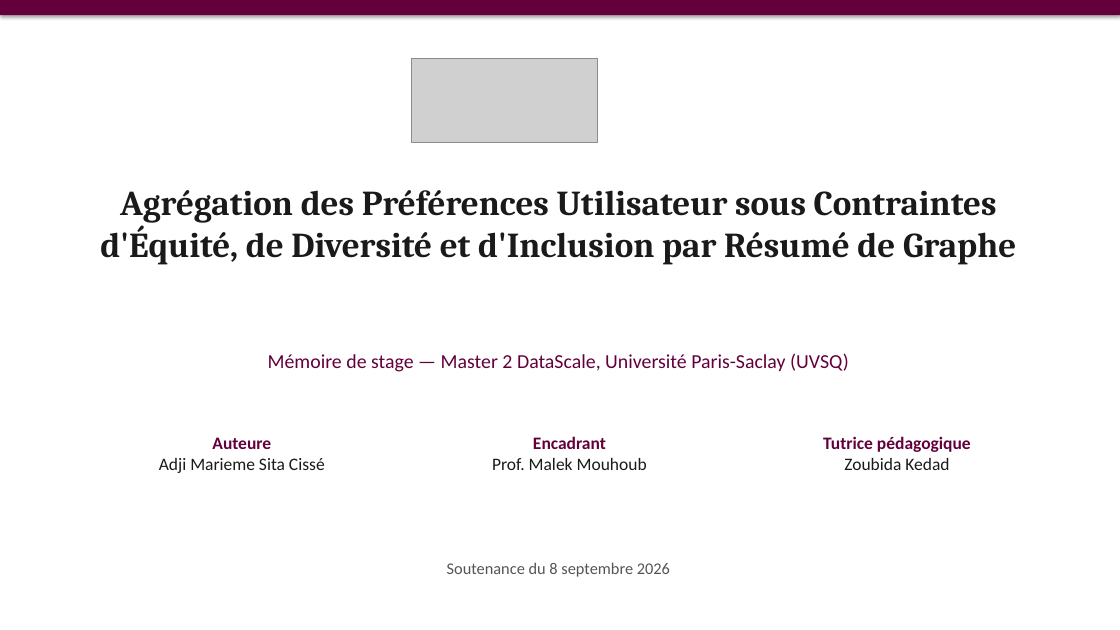
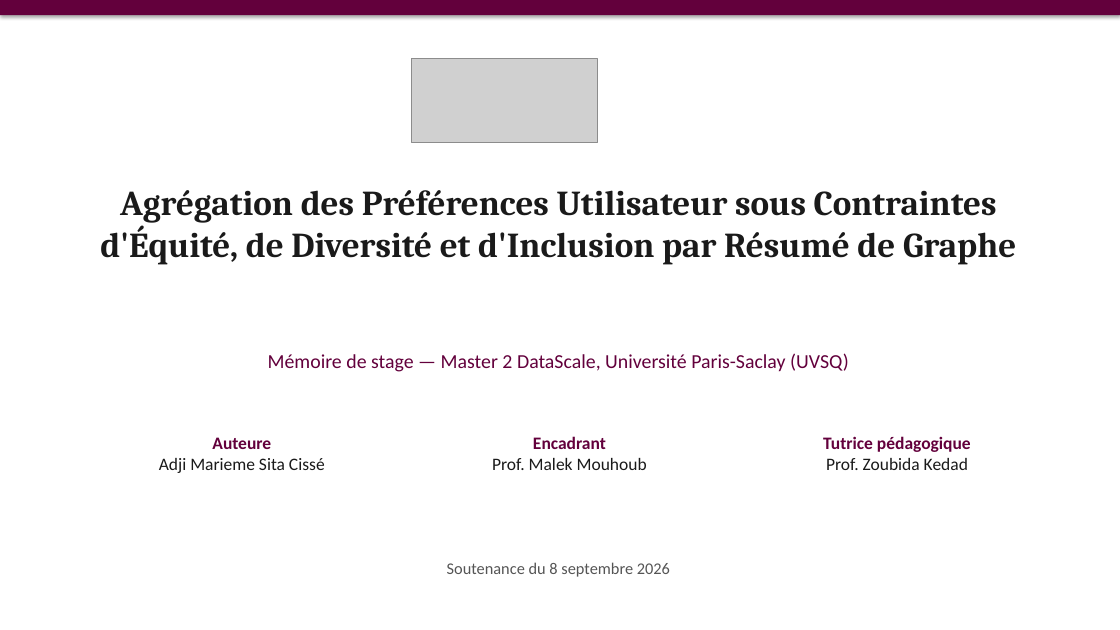
Before and after one commit to sitaacisse-boop/EDI, a slide deck: slide 1 of presentation/AURORA_Soutenance_FR.pptx. Drawn at 1120x630 pixels with LibreOffice and Linux fonts; fonts in the diff are those of the drawing; grey boxes stand for pictures. Boxes give left, top, right and bottom in pixels: in the first picture for what was removed or moved away, otherwise in the second. Text is boxed around its words. In the diff, an @@ line names an element or a change of style, - is before the commit and + after.

Commit message:
Applique les corrections de Malek sur le PowerPoint
- Slide 1 : "Prof. Zoubida Kedad" (cohérent avec "Prof. Malek Mouhoub")
- Slide 2 (Plan) : puces numérotées 1-5, comme demandé
- Slide 3 : précise "(Saskatchewan, Canada)"
- Slide 4 : "jamais la préservation de l'équité" -> "...de l'EDI"
- Slide 10 : éclate la puce dense (RMP+OpenAlex+libimseti sur 2 lignes)
  en une puce par jeu de données, plus lisible à l'oral

```diff
--- a/presentation/AURORA_Soutenance_FR.pptx
+++ b/presentation/AURORA_Soutenance_FR.pptx
@@ text at (x1=826, y1=458, x2=968, y2=470): text changed @@
-Zoubida Kedad
+Prof. Zoubida Kedad
```
Also in this commit, not shown: 5 other slides changed.
